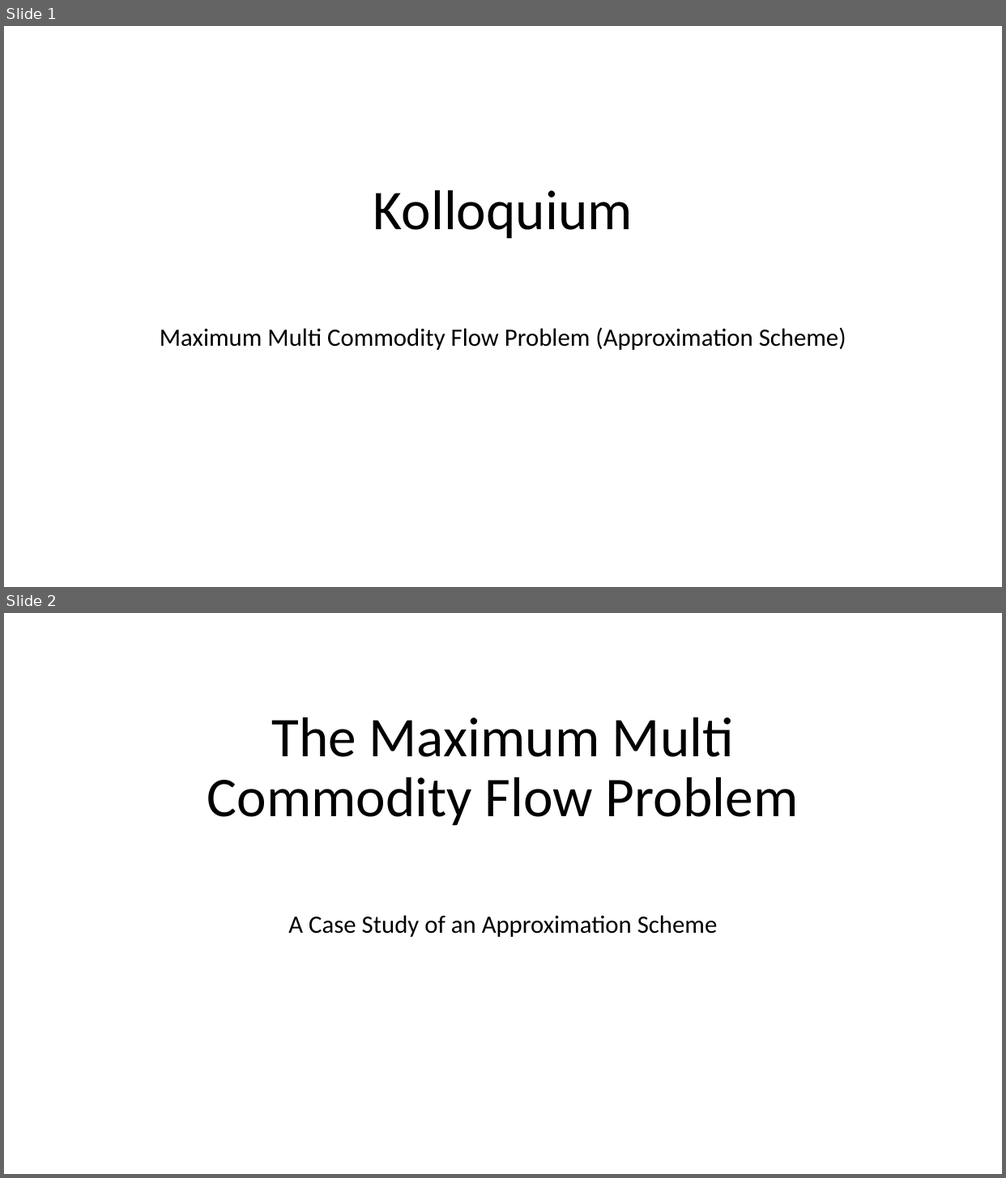
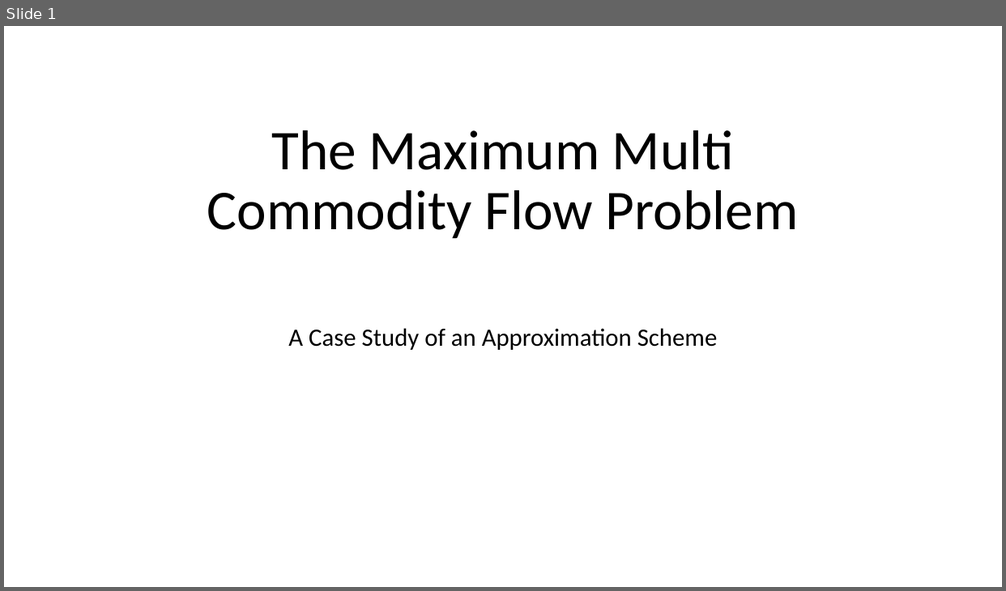
Before and after one commit to Speedphil544/Vortrag, a slide deck: MMCFP.pptx. Shown one above the other, each under a label of ours: slides 1 and 2 before the commit, slide 1 after it. The pictures are 1006x1178 and 1006x591 pixels, drawn with LibreOffice and Linux fonts; fonts in the diff are those of the drawing. Boxes give left, top, right and bottom in pixels: in the first picture for what was removed or moved away, otherwise in the second. Text is boxed around its words. In the diff, an @@ line names an element or a change of style, - is before the commit and + after.

```diff
--- a/MMCFP.pptx
+++ b/MMCFP.pptx
@@ slide 1 removed at [4,26,1002,587], background #FFFFFF @@
@@ title removed at [373,190,633,239] @@
-Kolloquium
@@ subtitle removed at [160,327,846,350] @@
-Maximum Multi Commodity Flow Problem (Approximation Scheme)
@@ what was slide 2 is now slide 1 @@
```
Also in this commit, not shown: 6 slides changed, 2 slides added, 7 other slides removed.
